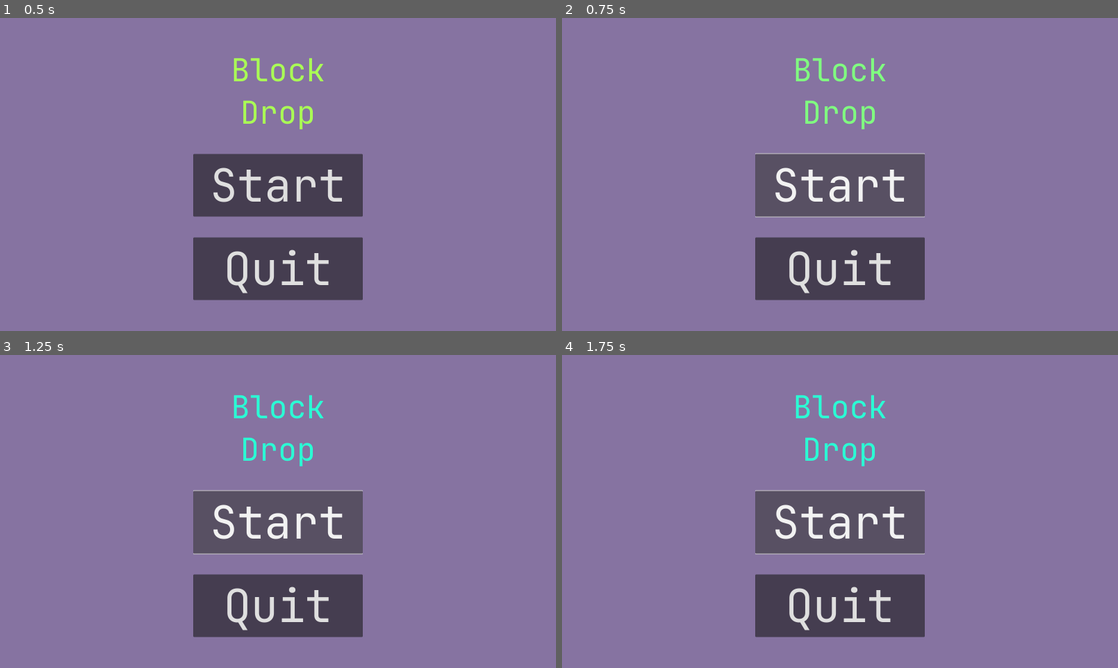
Above: before the commit, frames 1-4 (two rows, left to right).
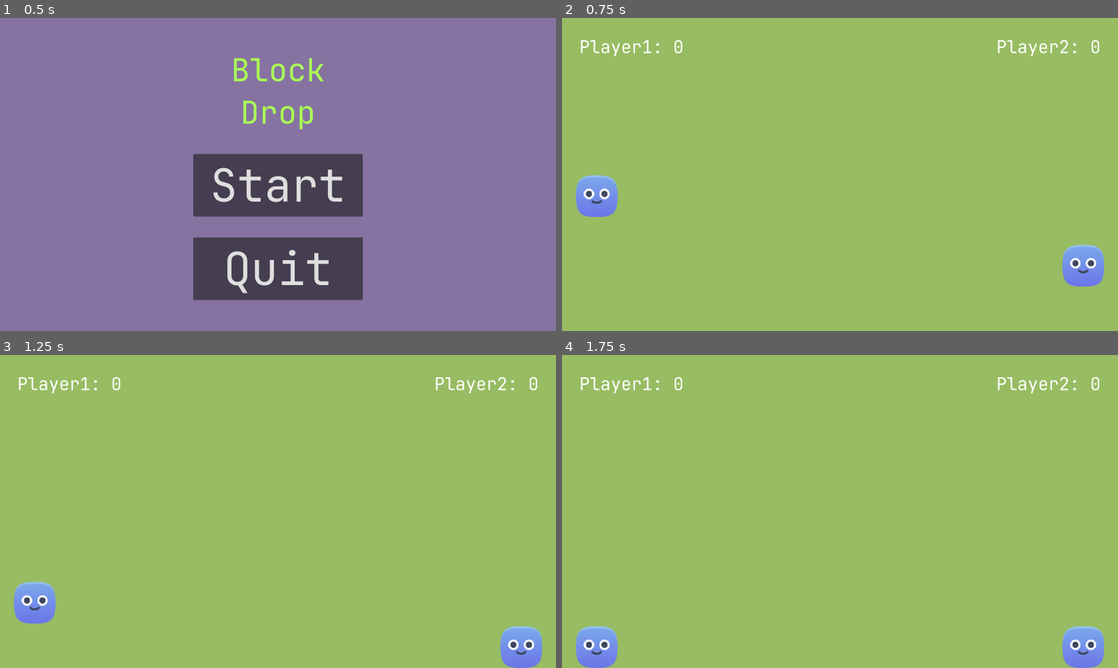
Above: after the commit, the same moments.

Repository: Aschii6/Block-Drop
Game: Godot game, scene res://scenes/screens/title_screen/title_screen.tscn
Same seed, same stepped clock (60 frames per second), same inputs: the game is played once before the commit and once after it.
Inputs (mouse positions are in pixels of both pictures, inside the frame that each line leads up to):
- Up to frame 1 (0.5 s): no input
- Up to frame 2 (0.75 s): click "Start" at 0.5 s
- Up to frame 3 (1.25 s): no input
- Up to frame 4 (1.75 s): click (840, 520) at 1.25 s, where only the run before the commit has a clickable "Start"

Frame 1 is identical in both runs. In frame 2, 100% of the frame differs, in the area x 0-100%, y 0-100%; in frame 3, 100%; in frame 4, 100%.

Commit message:
More work
Added assets. TitleScreen buttons linked to actions. Started work on player. Started work on play scene

Diff:
--- a/project.godot
+++ b/project.godot
@@ -15,6 +15,10 @@
 config/features=PackedStringArray("4.3", "Forward Plus")
 config/icon="res://common_assets/icon.svg"
 
+[autoload]
+
+Events="*res://scenes/screens/play_screen/events.gd"
+
 [display]
 
 window/size/viewport_width=1600
--- /dev/null
+++ b/scenes/player/player.gd
@@ -0,0 +1,22 @@
+extends CharacterBody2D
+
+@export var player_number: int = 1
+
+const SPEED = 300.0
+const JUMP_VELOCITY = -400.0
+
+
+func _physics_process(delta: float) -> void:
+	if not is_on_floor():
+		velocity += get_gravity() * delta
+
+	if Input.is_action_just_pressed("ui_accept") and is_on_floor():
+		velocity.y = JUMP_VELOCITY
+
+	var direction := Input.get_axis("ui_left", "ui_right")
+	if direction:
+		velocity.x = direction * SPEED
+	else:
+		velocity.x = move_toward(velocity.x, 0, SPEED)
+
+	move_and_slide()
--- a/scenes/player/player.tscn
+++ b/scenes/player/player.tscn
@@ -1,3 +1,45 @@
-[gd_scene format=3 uid="uid://dodrwf7pt5lxk"]
+[gd_scene load_steps=7 format=3 uid="uid://dodrwf7pt5lxk"]
+
+[ext_resource type="Script" path="res://scenes/player/player.gd" id="1_68rsf"]
+[ext_resource type="Texture2D" uid="uid://b0ccpw3tkwxuh" path="res://scenes/player/assets/blue_body_squircle.png" id="2_rsqka"]
+[ext_resource type="Texture2D" uid="uid://cxhktpwxuthvu" path="res://scenes/player/assets/face_a.png" id="3_8rl1u"]
+[ext_resource type="Texture2D" uid="uid://dfh50md5nb75a" path="res://scenes/player/assets/blue_hand_thumb.png" id="4_kexgl"]
+[ext_resource type="Texture2D" uid="uid://lxhithbyro7d" path="res://scenes/player/assets/blue_hand_closed.png" id="5_urruv"]
+
+[sub_resource type="RectangleShape2D" id="RectangleShape2D_bsw1w"]
+size = Vector2(80, 80)
 
 [node name="Player" type="CharacterBody2D"]
+scale = Vector2(1.5, 1.5)
+script = ExtResource("1_68rsf")
+
+[node name="Sprite" type="Node2D" parent="."]
+
+[node name="Body" type="Sprite2D" parent="Sprite"]
+texture = ExtResource("2_rsqka")
+
+[node name="Eyes" type="Sprite2D" parent="Sprite"]
+texture = ExtResource("3_8rl1u")
+
+[node name="ThumbsUp" type="Sprite2D" parent="Sprite"]
+visible = false
+position = Vector2(60, 0)
+texture = ExtResource("4_kexgl")
+
+[node name="AngryFists" type="Node2D" parent="Sprite"]
+visible = false
+
+[node name="LeftFist" type="Sprite2D" parent="Sprite/AngryFists"]
+position = Vector2(-60, 20)
+rotation = -1.0472
+scale = Vector2(-1, 1)
+texture = ExtResource("5_urruv")
+
+[node name="RightFist" type="Sprite2D" parent="Sprite/AngryFists"]
+position = Vector2(60, 20)
+rotation = 1.0472
+texture = ExtResource("5_urruv")
+
+[node name="CollisionShape2D" type="CollisionShape2D" parent="."]
+visible = false
+shape = SubResource("RectangleShape2D_bsw1w")
--- /dev/null
+++ b/scenes/screens/play_screen/events.gd
@@ -0,0 +1,6 @@
+extends Node
+
+
+
+func _ready() -> void:
+	pass
--- a/scenes/screens/play_screen/play_screen.tscn
+++ b/scenes/screens/play_screen/play_screen.tscn
@@ -1,6 +1,13 @@
-[gd_scene load_steps=2 format=3 uid="uid://cuf3t5dl0byah"]
+[gd_scene load_steps=5 format=3 uid="uid://cuf3t5dl0byah"]
 
 [ext_resource type="FontFile" uid="uid://c57ehop5l3rba" path="res://common_assets/fonts/JetBrainsMono-Regular.ttf" id="1_hmsmr"]
+[ext_resource type="PackedScene" uid="uid://dodrwf7pt5lxk" path="res://scenes/player/player.tscn" id="2_t3hke"]
+
+[sub_resource type="RectangleShape2D" id="RectangleShape2D_5k3r8"]
+size = Vector2(2000, 80)
+
+[sub_resource type="RectangleShape2D" id="RectangleShape2D_nlf3k"]
+size = Vector2(80, 1300)
 
 [node name="PlayScreen" type="Node2D"]
 
@@ -46,3 +53,31 @@
 theme_override_fonts/font = ExtResource("1_hmsmr")
 theme_override_font_sizes/font_size = 50
 text = "Player2: 0"
+
+[node name="Player1" parent="." instance=ExtResource("2_t3hke")]
+position = Vector2(100, 500)
+
+[node name="Player2" parent="." instance=ExtResource("2_t3hke")]
+position = Vector2(1500, 700)
+player_number = 2
+
+[node name="Borders" type="Node2D" parent="."]
+
+[node name="Bottom" type="StaticBody2D" parent="Borders"]
+
+[node name="CollisionShape2D" type="CollisionShape2D" parent="Borders/Bottom"]
+position = Vector2(800, 940)
+shape = SubResource("RectangleShape2D_5k3r8")
+
+[node name="Left" type="StaticBody2D" parent="Borders"]
+
+[node name="CollisionShape2D" type="CollisionShape2D" parent="Borders/Left"]
+position = Vector2(-40, 300)
+shape = SubResource("RectangleShape2D_nlf3k")
+
+[node name="Right" type="StaticBody2D" parent="Borders"]
+position = Vector2(1680, 0)
+
+[node name="CollisionShape2D" type="CollisionShape2D" parent="Borders/Right"]
+position = Vector2(-40, 300)
+shape = SubResource("RectangleShape2D_nlf3k")
--- /dev/null
+++ b/scenes/screens/title_screen/title_screen.gd
@@ -0,0 +1,12 @@
+extends Control
+
+
+func _ready() -> void:
+	pass
+
+func _on_start_button_pressed() -> void:
+	get_tree().change_scene_to_packed(preload("res://scenes/screens/play_screen/play_screen.tscn"))
+
+
+func _on_quit_button_pressed() -> void:
+	get_tree().quit()
--- a/scenes/screens/title_screen/title_screen.tscn
+++ b/scenes/screens/title_screen/title_screen.tscn
@@ -1,6 +1,7 @@
-[gd_scene load_steps=6 format=3 uid="uid://uyrjjklhxgq6"]
+[gd_scene load_steps=7 format=3 uid="uid://uyrjjklhxgq6"]
 
 [ext_resource type="Theme" uid="uid://cvlwb4ih341k4" path="res://themes/button_theme.tres" id="1_20bi0"]
+[ext_resource type="Script" path="res://scenes/screens/title_screen/title_screen.gd" id="1_iyh4q"]
 [ext_resource type="FontFile" uid="uid://c57ehop5l3rba" path="res://common_assets/fonts/JetBrainsMono-Regular.ttf" id="1_m42vk"]
 
 [sub_resource type="Animation" id="Animation_j3vhe"]
@@ -48,6 +49,7 @@
 anchor_bottom = 1.0
 grow_horizontal = 2
 grow_vertical = 2
+script = ExtResource("1_iyh4q")
 
 [node name="ColorRect" type="ColorRect" parent="."]
 layout_mode = 1
@@ -100,3 +102,6 @@
 layout_mode = 2
 theme = ExtResource("1_20bi0")
 text = "Quit"
+
+[connection signal="pressed" from="VBoxContainer/StartButton" to="." method="_on_start_button_pressed"]
+[connection signal="pressed" from="VBoxContainer/QuitButton" to="." method="_on_quit_button_pressed"]
Binary file added: scenes/player/assets/blue_body_squircle.png
Not shown, added: scenes/player/assets/blue_body_squircle.png.import
Binary file added: scenes/player/assets/blue_hand_closed.png
Not shown, added: scenes/player/assets/blue_hand_closed.png.import
Binary file added: scenes/player/assets/blue_hand_thumb.png
Not shown, added: scenes/player/assets/blue_hand_thumb.png.import
Binary file added: scenes/player/assets/face_a.png
Not shown, added: scenes/player/assets/face_a.png.import
Binary file added: scenes/player/assets/face_g.png
Not shown, added: scenes/player/assets/face_g.png.import
Binary file added: scenes/player/assets/face_h.png
Not shown, added: scenes/player/assets/face_h.png.import
